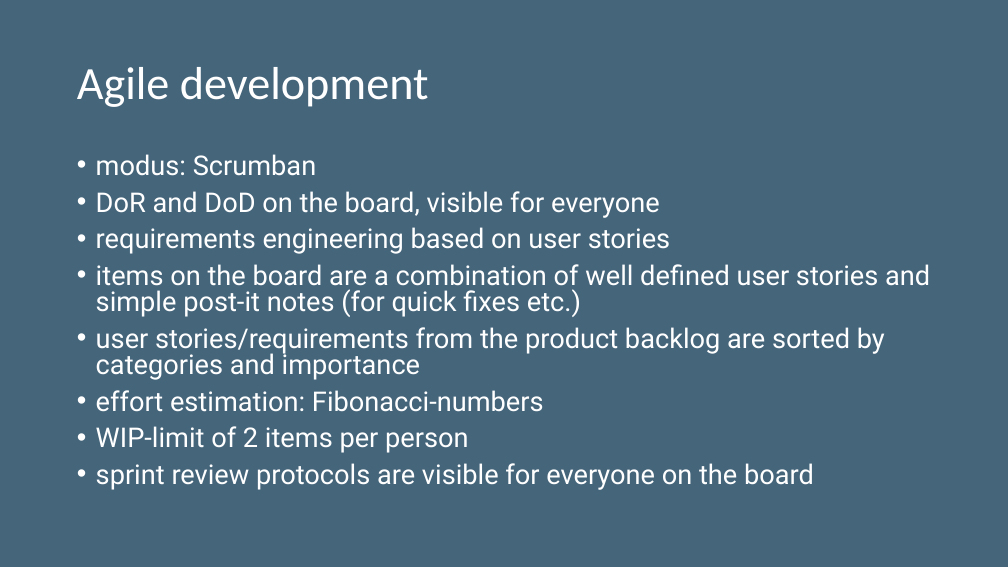
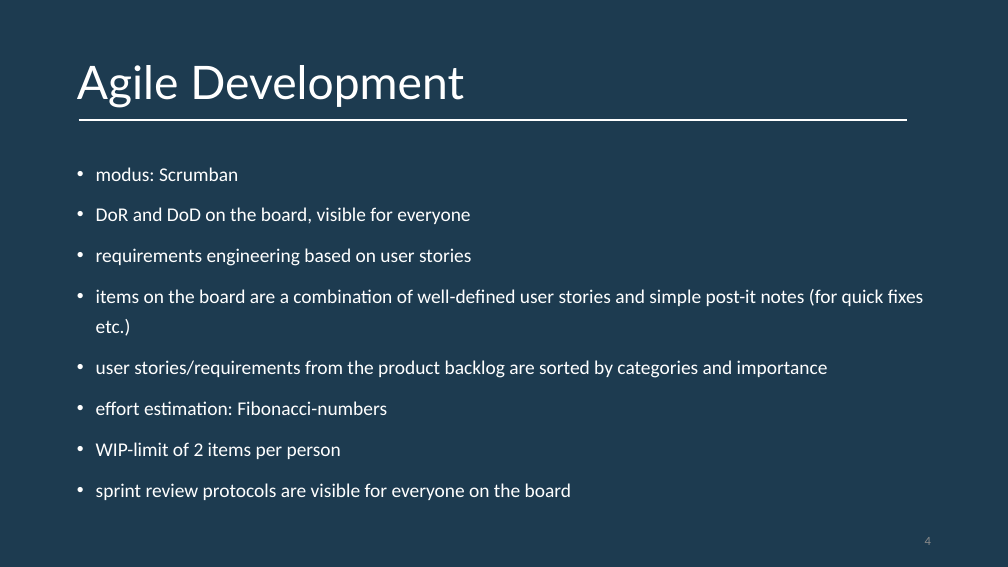
Before and after one commit to DarioBruckner/2d-Rpg, a slide deck: slide 4 of final_upload_ring_retrieve_simulator/presentation/Ring_retrieve_simulator.pptx. Drawn at 1008x567 pixels with LibreOffice and Linux fonts; fonts in the diff are those of the drawing. Boxes give left, top, right and bottom in pixels: in the first picture for what was removed or moved away, otherwise in the second. Text is boxed around its words. In the diff, an @@ line names an element or a change of style, - is before the commit and + after.

```diff
--- a/final_upload_ring_retrieve_simulator/presentation/Ring_retrieve_simulator.pptx
+++ b/final_upload_ring_retrieve_simulator/presentation/Ring_retrieve_simulator.pptx
@@ background #45657B to #1D3B50 @@
@@ title at [77, 65, 464, 108]: text changed; font Calibri to Lato @@
-Agile development
+Agile Development
@@ line added from (79, 119) to (907, 119), #FFFFFF 2.25 pt @@
@@ text at [96, 167, 828, 500]: size 25.9 to 18.5 pt, font Roboto to Calibri in "modus: Scrumban", "DoR and DoD on the board, visible ...", "requirements engineering based on user stories", "user stories/requirements from the product backlog are ..." and 3 more places; line spacing 0.8 to 1.3 @@
@@ text at [96, 289, 923, 336]: text changed; size 25.9 to 18.5 pt; font Roboto to Calibri @@
-• items on the board are a combination of well defined user stories and simple post-it notes (for quick fixes etc.)
+• items on the board are a combination of well-defined user stories and simple post-it notes (for quick fixes etc.)
@@ page number added at [925, 537, 931, 545], 12 pt, text #8C8C8C @@
+4
```
Also in this commit, not shown: 7 other slides changed, 1 other file.
